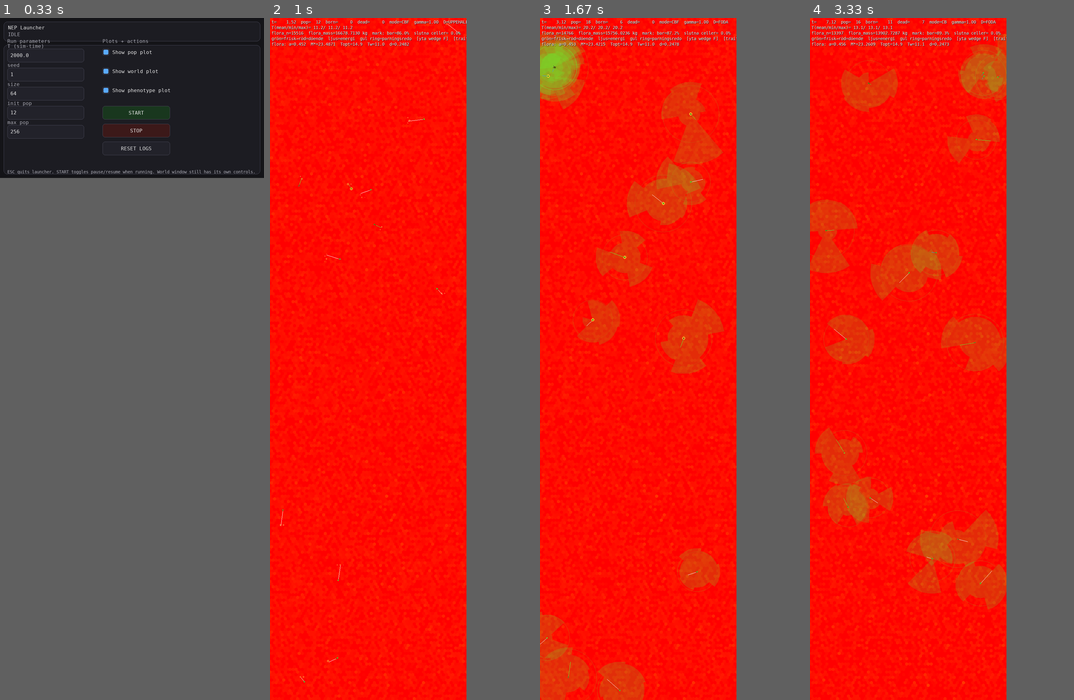
Above: before the commit, frames 1-4 (left to right).
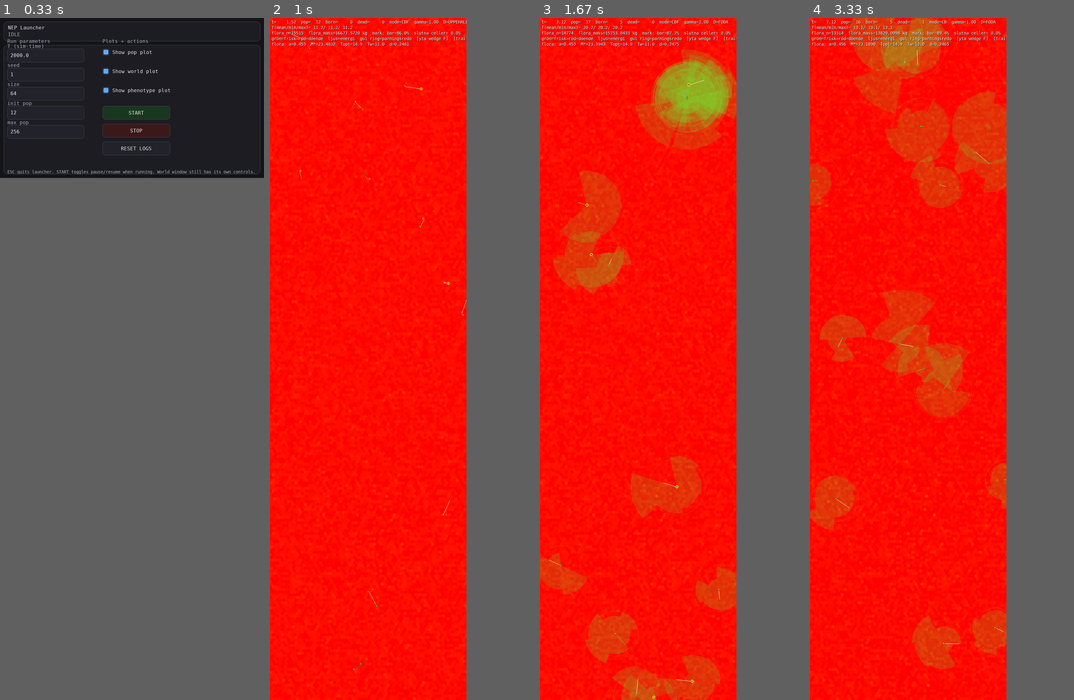
Above: after the commit, the same moments.

Repository: JoakimStorck/nep-process
Game: pygame game, started from nep_gui_launcher.py
Same seed, same stepped clock (60 frames per second), same inputs: the game is played once before the commit and once after it.
Inputs (mouse positions are in pixels of both pictures, inside the frame that each line leads up to):
- Up to frame 1 (0.33 s): no input
- Up to frame 2 (1 s): click "START" at 0.38 s; hold D from 0.67 s (still down); move the mouse to (415, 461) at 0.7 s
- Up to frame 3 (1.67 s): release D at 1.13 s; hold W 1.17-1.47 s; move the mouse to (706, 440) at 1.2 s; tap Space at 1.23, 1.57 s; hold D from 1.5 s (still down); move the mouse to (656, 181) at 1.53 s
- Up to frame 4 (3.33 s): tap Space at 1.87, 2.07, 2.37, 2.63, 2.93, 3.07 s; release D at 1.97 s; hold A 2-2.53 s; move the mouse to (836, 372) at 2.03 s; tap 1 at 2.15 s; hold A 2.57-2.97 s; move the mouse to (870, 113) at 2.6 s; hold W from 3 s (still down); move the mouse to (902, 324) at 3.03 s

Frame 1 is identical in both runs. In frame 2, 0.1% of the frame differs, in the area x 3-75%, y 0-98%; in frame 3, 20%; in frame 4, 24%, in the area x 0-75%, y 0-98%.

Commit message:
0224: fosterbygget skalar med moderns ämnesomsättning
Rättelse 2 av 4 ur docs/revision-storleksskalningen.md.
gestation_growth_kg_per_s = 0,085 var massfri, och dräktighetens längd är
M_foster / takt. Fostermassan följer child_M, som skalar med moderns storlek,
så dräktigheten gick som M^1: halverad kropp gav halverad dräktighet, mot
sexton procents förkortning hos verkliga däggdjur. Fosterbygget är anabolt
arbete ur moderns budget, så takten följer nu den budgeten:

    takt(M) = gestation_growth_kg_per_s · (M_mager_våt / 1,2 kg)^0,75

Med fostermassa ∝ M blir dräktigheten ∝ M^0,25. Referensmassan är densamma
som 0223 gav bansträckan, så dräktigheten är oförändrad vid mediankroppen.
Båda läsarna — fosterbygget i Body.step och avsvalningens längd i
Population._avsvalning — går genom Body.gest_rate().

Utfall, f6-256 frö 1 till månad 36 (runs/p224), hela serien:

                      p219 baslinje    0222      0223      0224
  bestånd vid mån 36        ~50        5 935      492       128
  toppbestånd                350       5 935*     983       436
  kroppsmassa p50          0,485 kg    0,011     0,013     0,493
  kroppsmassa p90          0,786 kg    0,042     0,558     0,876
  energi, median            9,3 MJ      0,2       0,35       8,7
  bete per kg djur          10,6        31,8      14,2      10,5
  median mellan kullar     10,72 mån    1,44      1,60     10,92
                                   * steg fortfarande

Allt är tillbaka på baslinjens skala, men av mekanism och inte av artefakt:
talen följer nu av allometri i stället för av en kvävepool som rymde två
tick.

Och storleksglidningen vänder. M_target bland födda går 1,635 / 2,021 /
2,077 / 3,013 per fjärdedel, mot 0223:s 1,266 / 1,666 / 0,358 / 0,359. En
enda term rättad efter allometrin, och riktningen byter tecken.

Förbehåll: M_target står på 3,013 av taket 4,0 och steg fortfarande i sista
fjärdedelen. Om det är ett optimum eller den spegelvända rusningen går inte
att avgöra på tre år — åldrandet är fortfarande massfritt, så en stor kropp
får inte den längre livslängd den ska ha, och mognadsåldern är ett fritt
locus. Egen rad i kön; avgörs av rättelse 3 och 4 plus en längre körning.
liten6 ligger inom frönas spridning (1 640/1 505/1 589 djurmånader mot
2 204/1 323/1 431) och säger ingenting om bärkraften.

Invariantsviten godkänd i alla fyra körningar.

Co-Authored-By: Claude Opus 5 <noreply@anthropic.com>

Diff:
--- a/agent.py
+++ b/agent.py
@@ -1002,10 +1002,40 @@
     growth_R_min: float = 0.30   # ingen aktiv tillväxt under denna reservgrad
     growth_R_full: float = 0.60  # full tillväxthastighet först här
 
-    # Gestationstillväxthastighet (kg/s fetal vävnad per sekund).
-    # 0.004 kg/s → 50s för ett 0.2 kg foster (var 0.002 = 100s).
-    # Föräldern kataboliserar ~0.2 kg kroppsmassa under gestationen (M: 1.0→0.8). ✓
+    # Gestationstillväxthastighet (kg fetal torrsubstans per tidsenhet).
+    # Föräldern kataboliserar ~0,2 kg kroppsmassa under gestationen.
     gestation_growth_kg_per_s: float = 0.085
+
+    # **Fosterbygget skalar med moderns ämnesomsättning (0224).**
+    #
+    # Takten ovan var massfri, och dräktighetens längd är `M_foster / takt`.
+    # Fostermassan följer `child_M`, som skalar med moderns storlek, så
+    # dräktigheten gick som **M^1**: halverad kropp gav halverad dräktighet.
+    # Hos däggdjur går dräktigheten som ungefär `M^0,25` — halverad kropp ger
+    # sexton procents förkortning, inte femtio. Se
+    # `docs/revision-storleksskalningen.md`, rättelse 2 av 4.
+    #
+    # Det är den term som betyder mest för kullintervallet. Uppmätt föll
+    # intervallet mellan kullar från 10,72 till 1,44 månader i 0222, när kvävet
+    # slutade strypa bygget och den här konstanten blev det som band — och en
+    # konstant som binder ger det lilla djuret en reproduktionstakt som ingen
+    # biologi ger det.
+    #
+    # Fosterbygget är anabolt arbete och betalas ur moderns budget, så takten
+    # ska följa den budgeten:
+    #
+    #     takt(M) = gestation_growth_kg_per_s · (M_mager_våt / M_ref)^0,75
+    #
+    # Med fostermassa `∝ M` blir dräktigheten då `∝ M^0,25`, vilket är
+    # allometrin. Referensmassan är densamma som 0223 gav bansträckan — den
+    # uppmätta mediankroppen — så att dräktigheten är oförändrad där och bara
+    # skalningen tillkommer.
+    #
+    # Storheten läses på två ställen: fosterbygget i `Body.step` och
+    # avsvalningens längd i `Population._avsvalning`. Båda går genom
+    # `Body.gest_rate()`.
+    gest_ref_mass_kg: float = 1.2
+    gest_mass_exp: float = 0.75
 
     # `gestation_E_per_kg` och `growth_E_per_kg` är borttagna. Båda stod på
     # 10 000 J/kg, alltså en tusendel av det labila innehållet i det som byggdes,
@@ -1229,6 +1259,19 @@
         `Agent.apply_traits`; se `_T_N_POOL`.
         """
         return float(self._n_pool_cap_frac) * max(0.0, float(self.M))
+
+    def gest_rate(self) -> float:
+        """
+        Fosterbyggets takt i kg torrsubstans per tidsenhet (0224).
+
+        Allometrisk mot moderns ämnesomsättning: `M^0,75`. Med en fostermassa
+        som skalar med moderns storlek ger det dräktighet `∝ M^0,25`. Se
+        `AgentParams.gest_mass_exp`. Enda ägaren av storheten.
+        """
+        M = max(1e-9, self.M_lean_wet())
+        M_ref = max(1e-9, float(self.AP.gest_ref_mass_kg))
+        return (float(self.AP.gestation_growth_kg_per_s)
+                * (M / M_ref) ** float(self.AP.gest_mass_exp))
 
     def M_pool_wet(self) -> float:
         """
@@ -1907,7 +1950,7 @@
         _water_heat   = float(getattr(AP, "water_heatloss_gain", 0.0))
         _gest_burden  = float(getattr(AP, "gestation_mass_burden", 0.0))
         _gest_over    = float(getattr(AP, "gestation_P_overhead_per_kg", 0.0))
-        _gest_rate    = float(AP.gestation_growth_kg_per_s)
+        _gest_rate    = self.gest_rate()
         _k_damage     = float(getattr(AP, "k_damage", 0.02))
         _k_age0       = float(AP.k_age0)
         _k_age1       = float(AP.k_age1)
--- a/population.py
+++ b/population.py
@@ -1245,9 +1245,13 @@
         """
         Avsvalningstiden i månader: dräktighet plus laktation.
 
-        Dräktigheten är redan härledd — `child_M / gestation_growth_kg_per_s` —
-        så tiden behöver ingen egen konstant. Laktationen läggs till som en
-        multipel av dräktigheten; se `AgentParams.lactation_k`.
+        Dräktigheten är redan härledd — `child_M / Body.gest_rate()` — så tiden
+        behöver ingen egen konstant. Laktationen läggs till som en multipel av
+        dräktigheten; se `AgentParams.lactation_k`.
+
+        Takten är massberoende sedan 0224, så avsvalningen måste läsa samma
+        storhet som fosterbygget. Gjorde den inte det skulle en liten hona få
+        en avsvalning räknad på en kropp hon inte har.
 
         Det gör avsvalningen till en **följd av ungens storlek**, som är
         ärftlig. En förälder som bygger en stor unge betalar inte bara i massa
@@ -1258,7 +1262,7 @@
         bar och varför de skiljs åt.
         """
         cm = max(1e-6, float(getattr(ag.pheno, "child_M", 0.2)))
-        rate = max(1e-9, float(ag.AP.gestation_growth_kg_per_s))
+        rate = max(1e-9, float(ag.body.gest_rate()))
         drakt = cm / rate
         return float(drakt * (1.0 + max(0.0, float(ag.AP.lactation_k))))
 
Not shown, changed: TODO.md
